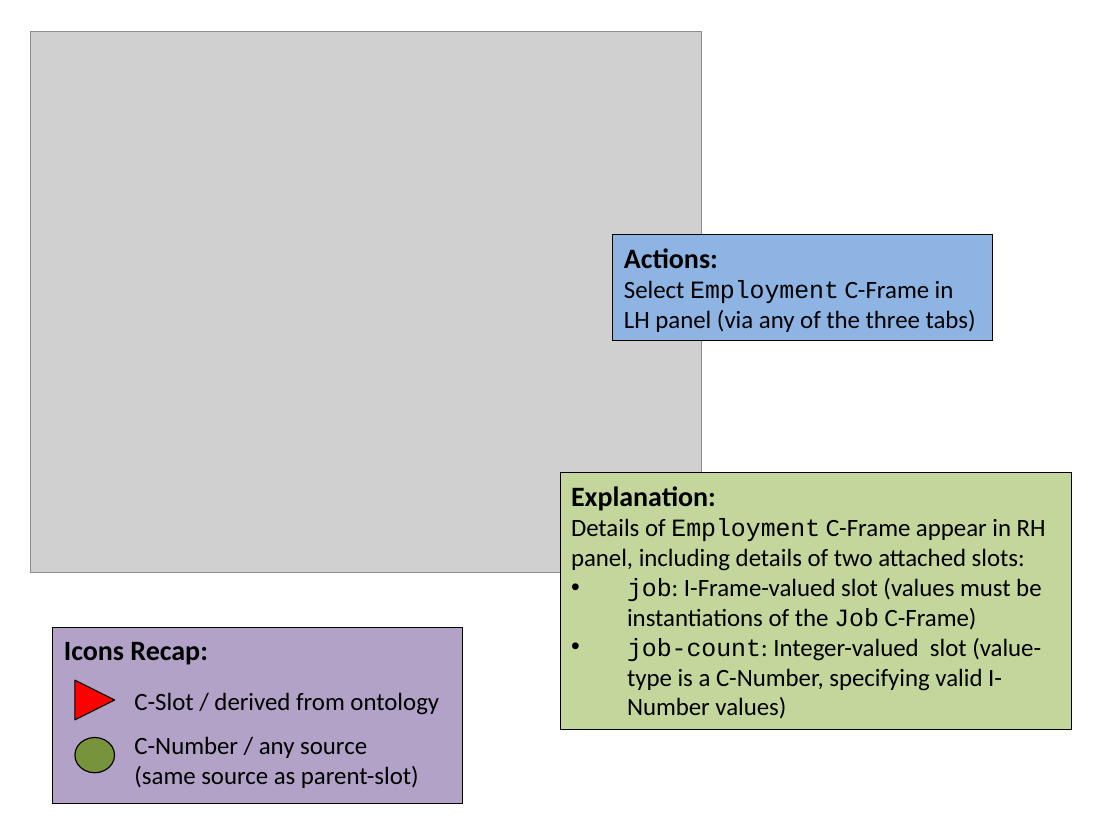
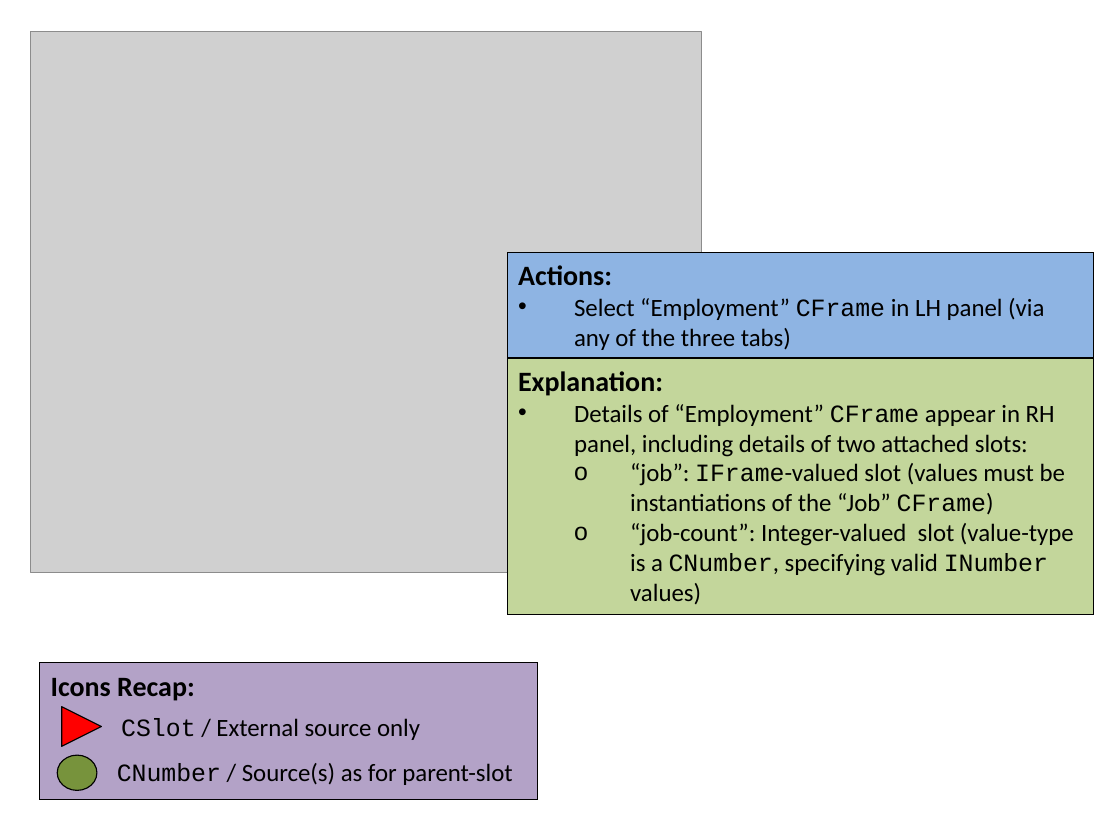
Before and after one commit to colin-puleston/mekon-hobo, a slide deck: slide 12 of docs/MEKON-HOBO Introductory Tutorial.pptx. Drawn at 1120x840 pixels with LibreOffice and Linux fonts; fonts in the diff are those of the drawing; grey boxes stand for pictures. Boxes give left, top, right and bottom in pixels: in the first picture for what was removed or moved away, otherwise in the second. Text is boxed around its words. In the diff, an @@ line names an element or a change of style, - is before the commit and + after.

```diff
--- a/docs/MEKON-HOBO Introductory Tutorial.pptx
+++ b/docs/MEKON-HOBO Introductory Tutorial.pptx
@@ rectangle "Actions:": place and size @@
-rectangle "Actions:" at (613,235,992,340)
+rectangle "Actions:" at (507,252,1094,357)
@@ text in rectangle at (574,298,1044,350): text changed @@
-Select Employment C-Frame in LH panel (via any of the three tabs)
+• Select “Employment” CFrame in LH panel (via any of the three tabs)
@@ rectangle "Explanation:": place and size @@
-rectangle "Explanation:" at (560,473,1072,729)
+rectangle "Explanation:" at (507,358,1094,615)
@@ text in rectangle at (574,404,1074,604): text changed @@
-Details of Employment C-Frame appear in RH panel, including details of two attached slots:
-• job: I-Frame-valued slot (values must be instantiations of the Job C-Frame)
-• job-count: Integer-valued slot (value-type is a C-Number, specifying valid I-Number values)
+• Details of “Employment” CFrame appear in RH panel, including details of two attached slots:
+  o “job”: IFrame-valued slot (values must be instantiations of the “Job” CFrame)
+  o “job-count”: Integer-valued slot (value-type is a CNumber, specifying valid INumber values)
@@ rectangle "Icons Recap:": place and size @@
-rectangle "Icons Recap:" at (53,627,463,803)
+rectangle "Icons Recap:" at (39,663,538,800)
@@ triangle: place and size @@
-triangle at (75,680,114,719)
+triangle at (62,707,101,746)
@@ text at (121,718,420,740): text changed @@
-C-Slot / derived from ontology
+CSlot / External source only
@@ ellipse: place and size @@
-ellipse at (75,737,114,772)
+ellipse at (57,755,96,790)
@@ text at (117,763,512,785): text changed @@
-C-Number / any source
-(same source as parent-slot)
+CNumber / Source(s) as for parent-slot
```
Also in this commit, not shown: 14 other slides changed, 2 slides added, 1 slide removed.
